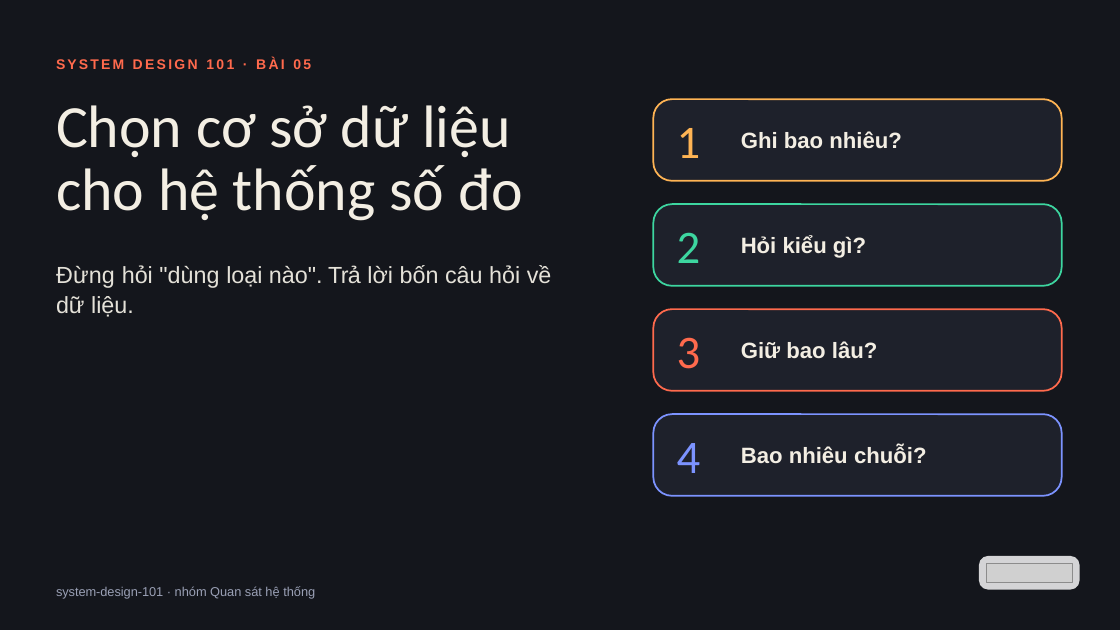
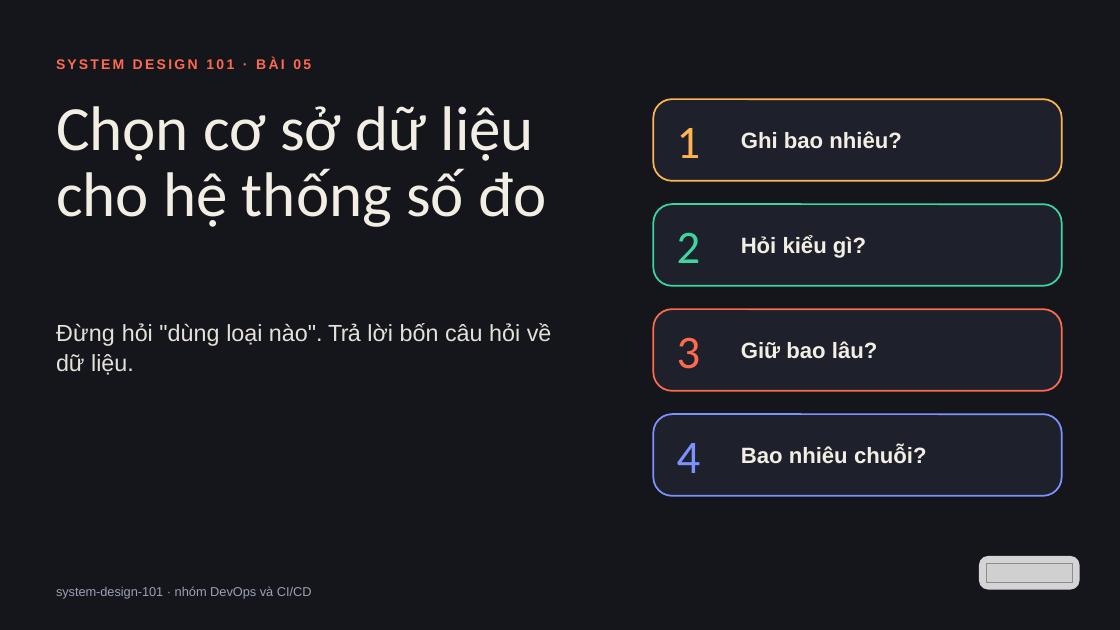
Before and after one commit to vohoailinh90/tool-marketing-studio, a slide deck: slide 1 of system-design-101/vi/lessons/sd-13-005/slides/sd-13-005.pptx. Drawn at 1120x630 pixels with LibreOffice and Linux fonts; fonts in the diff are those of the drawing; grey boxes stand for pictures. Boxes give left, top, right and bottom in pixels: in the first picture for what was removed or moved away, otherwise in the second. Text is boxed around its words. In the diff, an @@ line names an element or a change of style, - is before the commit and + after.

```diff
--- a/system-design-101/vi/lessons/sd-13-005/slides/sd-13-005.pptx
+++ b/system-design-101/vi/lessons/sd-13-005/slides/sd-13-005.pptx
@@ text "Chọn cơ sở dữ liệu ..." at box(56, 106, 547, 227): size 77 to 81 pt; letter spacing 0.1 to 0 pt in "liệu"; line spacing 80.1pt to 84.2pt @@
@@ text "Đừng hỏi "dùng loại nào". ...": place and size @@
-text "Đừng hỏi "dùng loại nào". ..." at box(56, 265, 551, 317)
+text "Đừng hỏi "dùng loại nào". ..." at box(56, 323, 551, 375)
@@ text at box(56, 586, 312, 599): text changed @@
-system-design-101 · nhóm Quan sát hệ thống
+system-design-101 · nhóm DevOps và CI/CD
```
Also in this commit, not shown: 4 other files.
